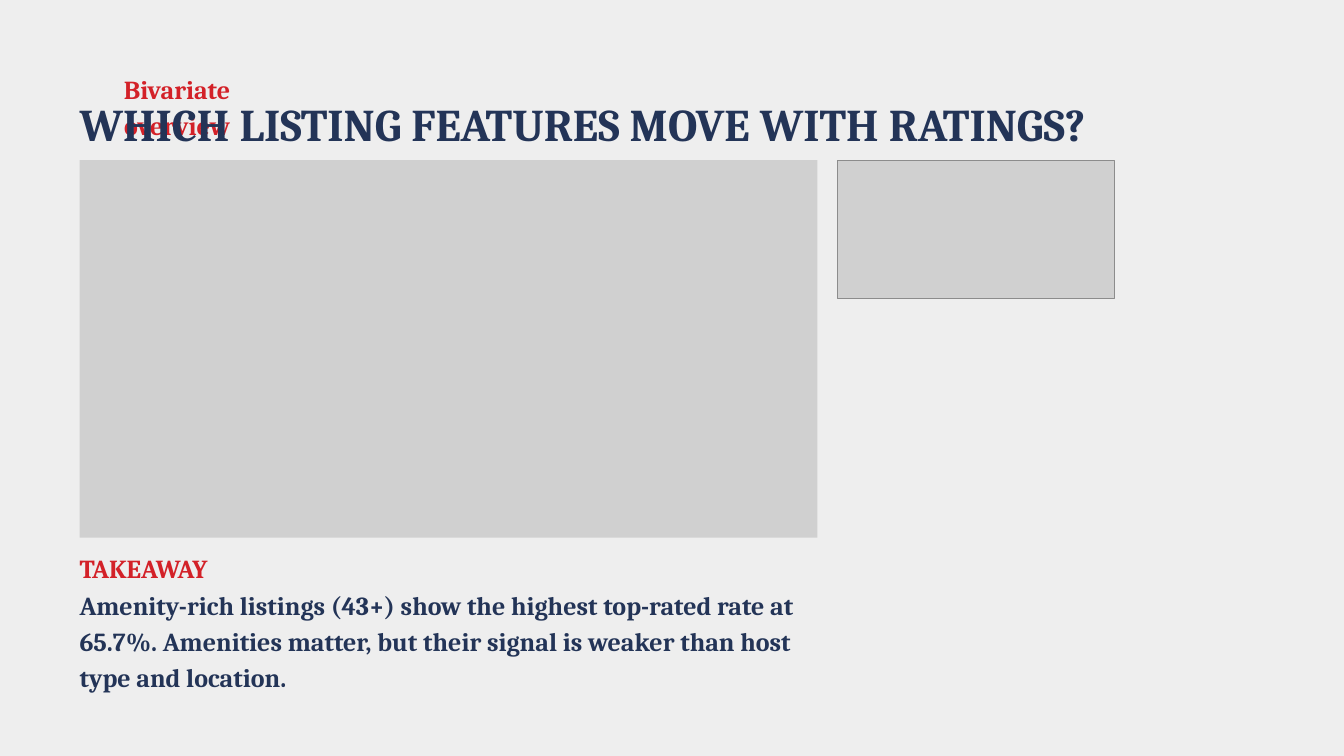
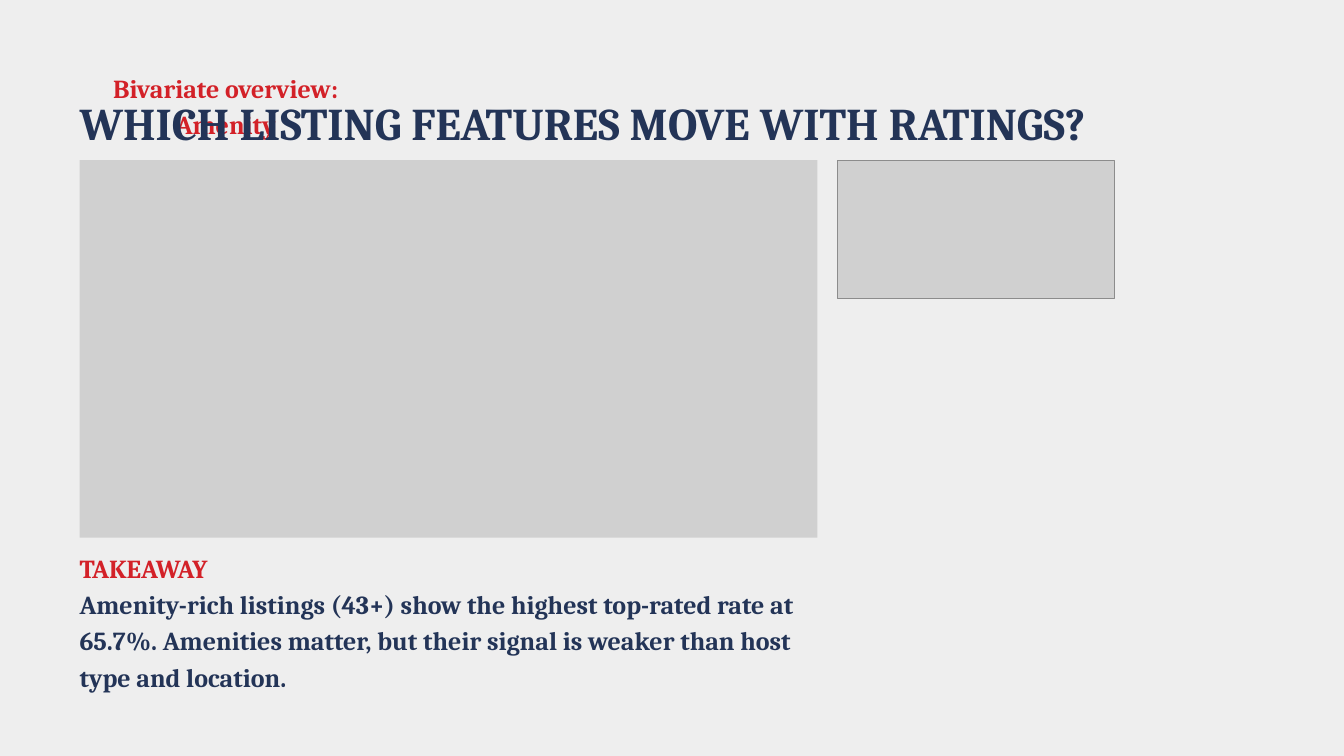
Before and after one commit to varunavy/data230-london-airbnb, a slide deck: slide 11 of PPT/london Airbnb.pptx. Drawn at 1344x756 pixels with LibreOffice and Linux fonts; fonts in the diff are those of the drawing; grey boxes stand for pictures. Boxes give left, top, right and bottom in pixels: in the first picture for what was removed or moved away, otherwise in the second. Text is boxed around its words. In the diff, an @@ line names an element or a change of style, - is before the commit and + after.

```diff
--- a/PPT/london Airbnb.pptx
+++ b/PPT/london Airbnb.pptx
@@ text at <box>113,80,338,140</box>: text changed @@
-Bivariate overview
+Bivariate overview: Amenity
```
Also in this commit, not shown: 4 other slides changed, 1 slide added, 3 slides removed, 1 other file.
